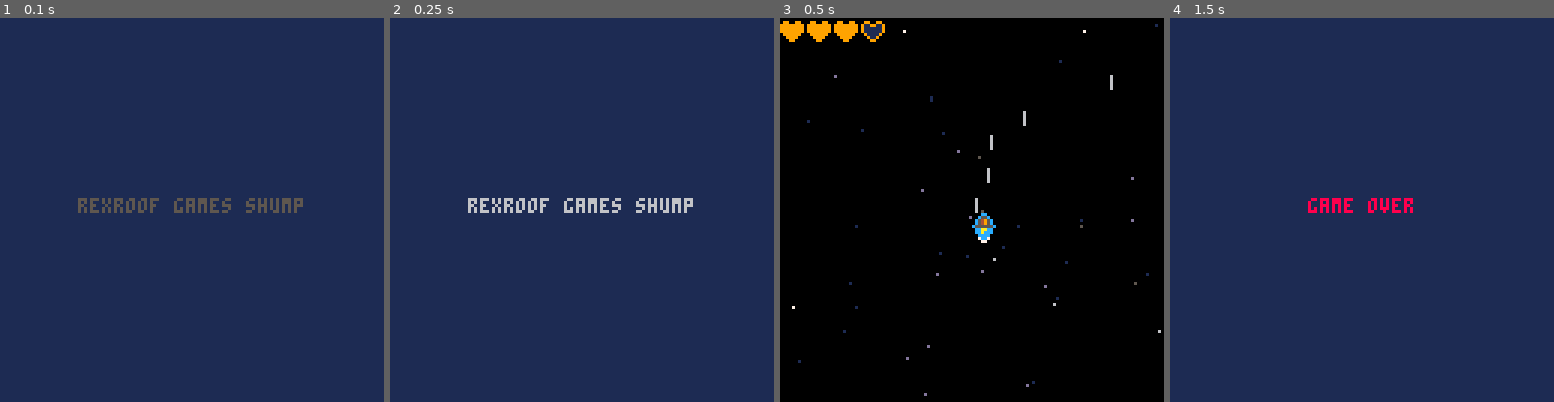
Above: before the commit, frames 1-4 (left to right).
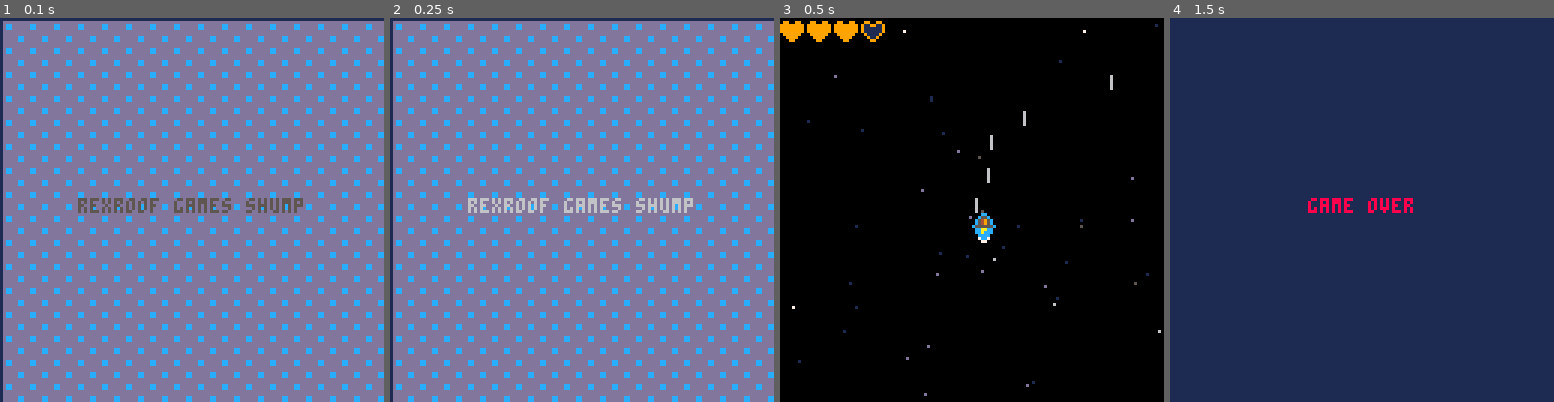
Above: after the commit, the same moments.

Repository: rexroof/carts
Game: PICO-8 cartridge shump.p8
The game is run twice, just before and just after one commit, with the same random seed, the same clock (stepped at 60 frames per second) and the same inputs.
Inputs:
- Up to frame 1 (0.1 s): no input
- Up to frame 2 (0.25 s): no input
- Up to frame 3 (0.5 s): tap X (X key) at 0.33 s
- Up to frame 4 (1.5 s): tap O (Z key) at 0.7 s; tap X (X key) at 1.07 s

The runs differ from the first frame. In frame 1, 97% of the frame differs, in the area x 0-100%, y 0-100%; in frame 2, 97%; in frame 3, nothing differs; in frame 4, nothing differs.

Commit message:
new array of bullets

Diff:
--- a/shump.p8
+++ b/shump.p8
@@ -10,17 +10,19 @@
 end
 
 function _draw()
-  if (mode == "game") draw_game()
-  if (mode == "start") draw_start()
-  if (mode == "over") draw_over()
+  if (mode == "game") then draw_game()
+  elseif (mode == "start") then draw_start()
+  elseif (mode == "over") then draw_over()
+  end
 end -- _draw
 
 function _update()
   blink_timer += 1
   framecount += 1
-  if (mode == "game") update_game()
-  if (mode == "start") update_start()
-  if (mode == "over") update_over()
+  if (mode == "game") then update_game()
+  elseif (mode == "start") then update_start()
+  elseif (mode == "over") then update_over()
+  end
 end  -- end _update
 -->8
 -- tools
@@ -49,11 +51,11 @@
  heart={ pix=14,x=1,y=1,show=0 }
  emptyheart={ pix=13,x=10,y=1,show=0 }
  ship={ pix=2,x=64,y=64,show=1,sx=0,sy=0 }
- bullet={ pix=16,x=64,y=-10,show=0,life=60,sx=0,sy=0 }
  flamespr=5
  muzzle=0
  score=flr(rnd(10000))
  stars=starfield()
+ bullets={}
  lifes=3
  maxlifes=4
 end
@@ -97,16 +99,6 @@
  if(ship.x < 0) ship.x=1
  if(ship.y < 0) ship.y=1
 
- if(ship.show == 1) then
-  if(bullet.life > 0) then
-   bullet.life-=1
-   bullet.y-=1
-  else
-   bullet.life=60
-   bullet.show=0
-  end
- end
-
  ship.sx=0
  ship.sy=0
  ship.pix=2
@@ -134,9 +126,9 @@
  end
 
  if btnp(5) then
-   bullet.show=1
-   bullet.x=ship.x
-   bullet.y=ship.y-3
+   local newbullet={pix=16,x=ship.x,y=ship.y-3,show=1,life=60,sx=0,sy=0,spd=4 }
+   add(bullets,newbullet)
+
    sfx(0)
    muzzle=5
    score+=1
@@ -145,7 +137,13 @@
  ship.x=ship.x+ship.sx
  ship.y=ship.y+ship.sy
 
- bullet.y=bullet.y-4
+ for b in all (bullets) do
+  b.y=b.y-b.spd
+
+  if b.y < 0 then
+    del(bullets, b)
+  end
+ end
 
  flamespr=flamespr+1
  if (flamespr > 8) flamespr=5
@@ -183,7 +181,12 @@
    -- pset(s[1],s[2], flr(rnd(3)+5) )
  end
 
- if(bullet.show == 1) spr(bullet.pix,bullet.x,bullet.y)
+ for b in all (bullets) do
+  if b.show == 1 then
+   spr(b.pix,b.x,b.y)
+  end
+ end
+
  if(ship.show == 1) spr(ship.pix,ship.x,ship.y)
  if(heart.show == 1) spr(heart.pix,heart.x,heart.y)
  if(emptyheart.show == 1) spr(emptyheart.pix,emptyheart.x,emptyheart.y)
@@ -203,6 +206,14 @@
 
 function draw_start()
  cls(1)
+
+ -- draw background pattern using sprite
+ for x=1,127,8 do
+   for y=1,127,8 do
+    spr(42, x, y)
+   end
+ end
+
  print_center("rexroof games shump", 60, blink())
 end
 
@@ -228,14 +239,14 @@
 000aa000000000000000000000000000000000000000000000000000000000000000000000000000000000000000000000000000000000000000000000000000
 00077000000000000000000000000000000000000000000000000000000000000000000000000000000000000000000000000000000000000000000000000000
 00066000000000000000000000000000000000000000000000000000000000000000000000000000000000000000000000000000000000000000000000000000
-00000000000000000009900000000000000000000009900000099000000000000000000000000000000000000000000000000000000000000000000000000000
-00066600000002000009900000dddd00000000000009900000099000000000000000000000000000000000000000000000000000000000000000000000000000
-0066006000222200009999000d1111d0000000000099990000999900000000000000000000000000000000000000000000000000000000000000000000000000
-006060600c21212c00911900d3d3d3d3000880000091190000911900000000000000000000000000000000000000000000000000000000000000000000000000
-00606060c0222220909999093d3d3d3d000880009099990990999090000000000000000000000000000000000000000000000000000000000000000000000000
-00660060c0211120999999990d1111d0000000009999999999999990000000000000000000000000000000000000000000000000000000000000000000000000
-00066600002222209990099900dddd00000000009990099999909990000000000000000000000000000000000000000000000000000000000000000000000000
-00000000000c0c009880088900000000000000009880088998808890000000000000000000000000000000000000000000000000000000000000000000000000
+00000000000000000009900000000000000000000009900000099000000000000000000000000000dddddddd0000000000000000000000000000000000000000
+00066600000002000009900000dddd00000000000009900000099000000000000000000000000000dccddddd0000000000000000000000000000000000000000
+0066006000222200009999000d1111d0000000000099990000999900000000000000000000000000dccddddd0000000000000000000000000000000000000000
+006060600c21212c00911900d3d3d3d3000880000091190000911900000000000000000000000000dddddddd0000000000000000000000000000000000000000
+00606060c0222220909999093d3d3d3d000880009099990990999090000000000000000000000000dddddddd0000000000000000000000000000000000000000
+00660060c0211120999999990d1111d0000000009999999999999990000000000000000000000000dddddccd0000000000000000000000000000000000000000
+00066600002222209990099900dddd00000000009990099999909990000000000000000000000000dddddccd0000000000000000000000000000000000000000
+00000000000c0c009880088900000000000000009880088998808890000000000000000000000000dddddddd0000000000000000000000000000000000000000
 00000000000000000000000000000000000000000000000000000000000000000000000000000000000000000000000000000000000000000000000000000000
 00000000000000000000000000000000000000000000000000000000000000000000000000000000000000000000000000000000000000000000000000000000
 00000000000000000000000000000000000000000000000000000000000000000000000000000000000000000000000000000000000000000000000000000000
